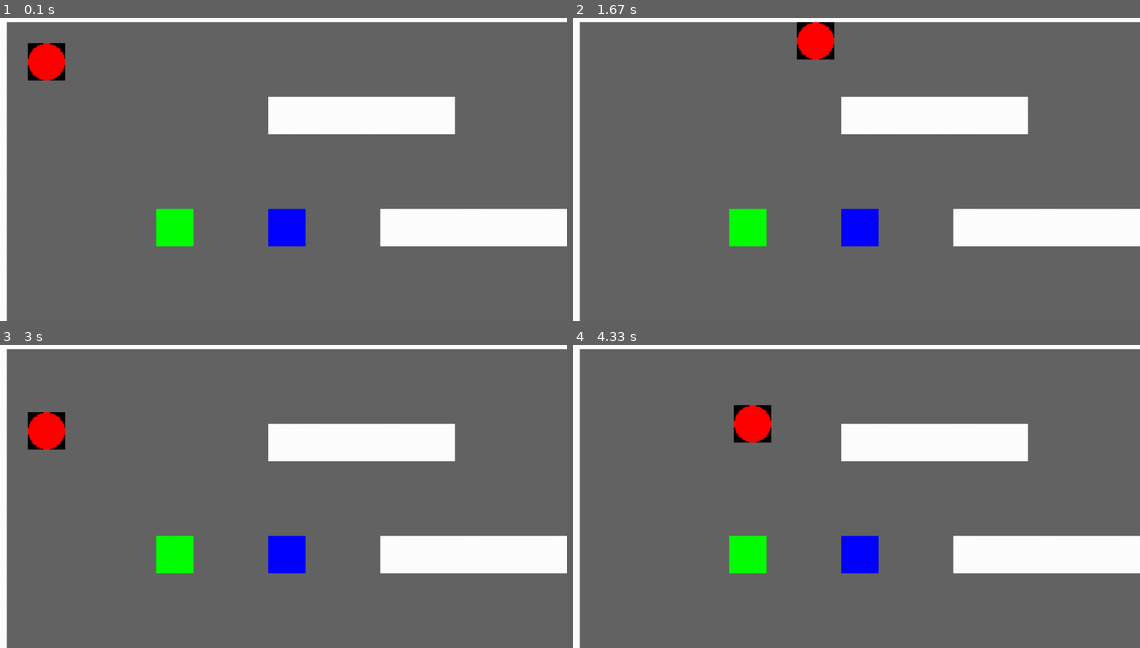
Above: before the commit, frames 1-4 (two rows, left to right).
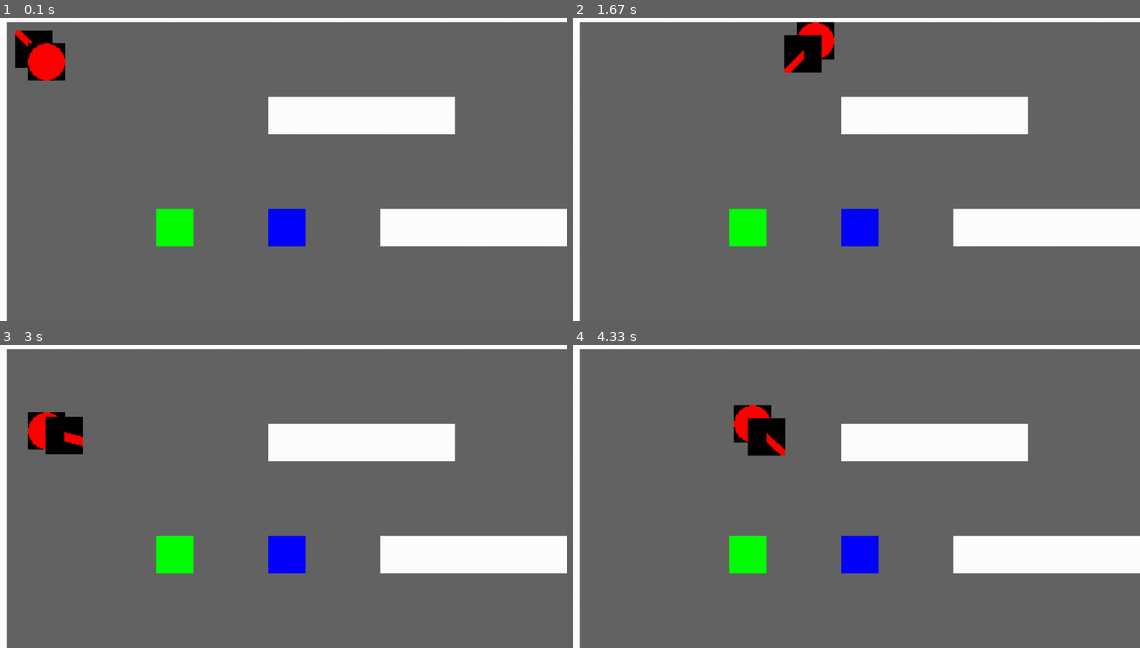
Above: after the commit, the same moments.

Repository: RLangendam/pygame
Game: pygame game, started from main.py
Two runs of this game, one before a commit and one after it. Both use one fixed random seed, a clock stepped at 60 frames per second and the inputs below.
Inputs (mouse positions are in pixels of both pictures, inside the frame that each line leads up to):
- Up to frame 1 (0.1 s): no input
- Up to frame 2 (1.67 s): hold Right 0.33-0.8 s; move the mouse to (816, 166) at 0.37 s; hold Up 0.83-1.13 s; move the mouse to (1032, 142) at 0.87 s; hold Right 1.17-1.63 s; move the mouse to (697, 154) at 1.2 s
- Up to frame 3 (3 s): hold Left 1.67-2.2 s; move the mouse to (85, 429) at 1.7 s; hold Down 2.23-2.53 s; move the mouse to (357, 363) at 2.27 s; hold Left 2.57-2.97 s; move the mouse to (334, 508) at 2.6 s
- Up to frame 4 (4.33 s): hold Up 3-3.37 s; move the mouse to (850, 366) at 3.03 s; hold Right 3.4-4.03 s; move the mouse to (624, 469) at 3.43 s; hold Down from 4.07 s (still down); move the mouse to (850, 514) at 4.1 s

The runs differ from the first frame. In frame 1, 0.5% of the frame differs, in the area x 2-10%, y 4-17%; in frame 2, 0.8%; in frame 3, 0.8%; in frame 4, 0.8%, in the area x 30-38%, y 24-37%.

Commit message:
Add a weapon following the mouse

Diff:
--- a/source/camera.py
+++ b/source/camera.py
@@ -47,3 +47,8 @@
         pygame.transform.scale(
             self.image, (surface.get_width(), surface.get_height()), surface
         )  # Scale camera view to screen size
+
+    def from_screen_pos(self, pos: tuple[int, int]) -> tuple[int, int]:
+        x = pos[0] * self.rect.width // self.constants.screen_dimensions[0]
+        y = pos[1] * self.rect.height // self.constants.screen_dimensions[1]
+        return x + self.rect.x, y + self.rect.y
--- a/source/game.py
+++ b/source/game.py
@@ -5,6 +5,8 @@
 
 
 import pygame
+
+from source.weapon import Weapon
 
 
 class Game:
@@ -31,27 +33,45 @@
         )  # Create a player at position (50, 50)
         self.player_group = pygame.sprite.GroupSingle(self.player)  # type: ignore
 
+        self.weapon_group = pygame.sprite.GroupSingle()
+        self.weapon = Weapon(self.weapon_group, self.constants, self.player)
+        self.player.set_weapon(self.weapon)
+
         self.camera = Camera(
             self.constants, self.level, self.player
         )  # Create a camera for the game
+        self.weapon.set_camera(self.camera)  # Set the camera for the weapon
 
     def run(self):
         running = True
+
+        maximum_frame_time = 1 + int(
+            1 / self.constants.fps * 1000
+        )  # Maximum frame time in milliseconds
         while running:
             dt = self.clock.tick(
                 self.constants.fps
             )  # Get the time since the last frame in milliseconds
 
+            if dt > maximum_frame_time:
+                print(
+                    f"Warning: Frame time {dt}ms exceeds target frame time {maximum_frame_time}ms."
+                )
+
             for event in pygame.event.get():
                 if event.type == pygame.QUIT:
                     running = False
 
-            # Update player
+            self.object_group.update(dt)
             self.player_group.update(dt)
             self.camera.update()
 
             self.camera.draw(
-                self.screen, self.background_group, self.object_group, self.player_group
+                self.screen,
+                self.background_group,
+                self.object_group,
+                self.player_group,
+                self.weapon_group,
             )  # Draw camera view
             pygame.display.flip()  # Update the display
 
--- a/source/player.py
+++ b/source/player.py
@@ -62,3 +62,8 @@
             self.rect.x += dx
         if dy != 0:
             self.rect.y += dy
+
+        self.weapon.update(dt)
+
+    def set_weapon(self, weapon):
+        self.weapon = weapon
--- /dev/null
+++ b/source/weapon.py
@@ -0,0 +1,46 @@
+import pygame
+
+from source.camera import Camera
+from source.constants import Constants
+from source.player import Player
+
+
+class Weapon(pygame.sprite.Sprite):
+    def __init__(self, group, constants: Constants, player: Player):
+        super().__init__(group)
+        self.image = pygame.Surface((constants.tile_size, constants.tile_size))
+        self.weapon_length = constants.tile_size
+        self.weapon_width = int(constants.tile_size / 4)
+        self.weapon_radius = int(constants.tile_size / 2)
+        self.rect = self.image.get_rect()
+        self.player = player
+
+    def update(self, dt: int):
+        mouse_x, mouse_y = self.camera.from_screen_pos(
+            pygame.mouse.get_pos()
+        )  # Get the mouse position
+        dx = mouse_x - self.player.rect.centerx
+        dy = mouse_y - self.player.rect.centery
+
+        self.image.fill((0, 0, 0))
+        # Calculate the mouse position relative to the weapon's center
+        weapon_center = pygame.math.Vector2(
+            self.image.get_width() // 2, self.image.get_height() // 2
+        )
+        mouse_pos_on_image = weapon_center + pygame.math.Vector2(dx, dy)
+        pygame.draw.line(
+            self.image,
+            (255, 0, 0),
+            weapon_center,
+            mouse_pos_on_image,
+            self.weapon_width,
+        )
+
+        relative_mouse_pos = pygame.math.Vector2(dx, dy)
+        offset = relative_mouse_pos.normalize() * self.weapon_radius
+        center_x = self.player.rect.centerx + offset.x
+        center_y = self.player.rect.centery + offset.y
+        self.rect = self.image.get_rect(center=(center_x, center_y))
+
+    def set_camera(self, camera: Camera):
+        self.camera = camera
